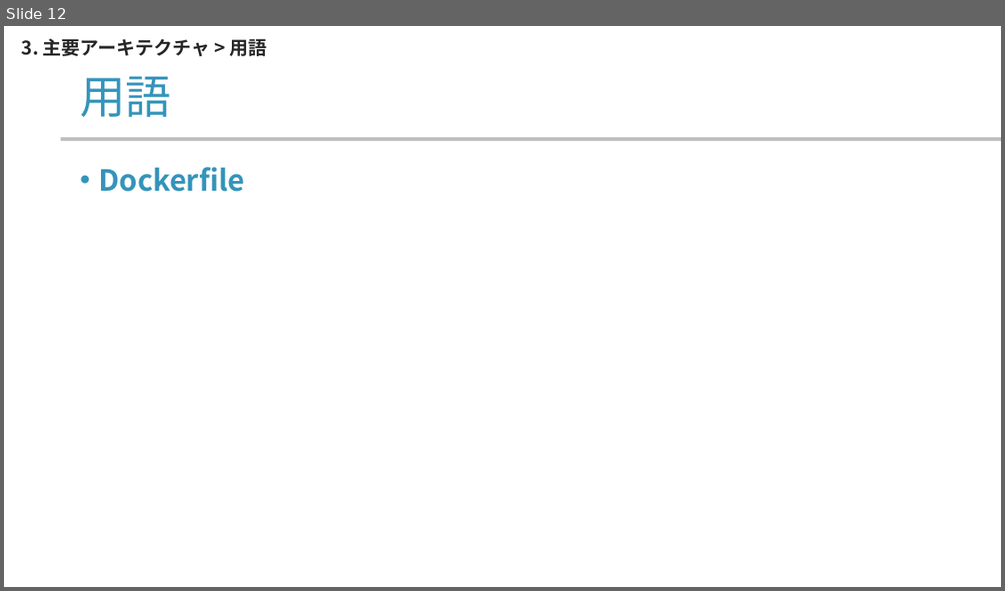
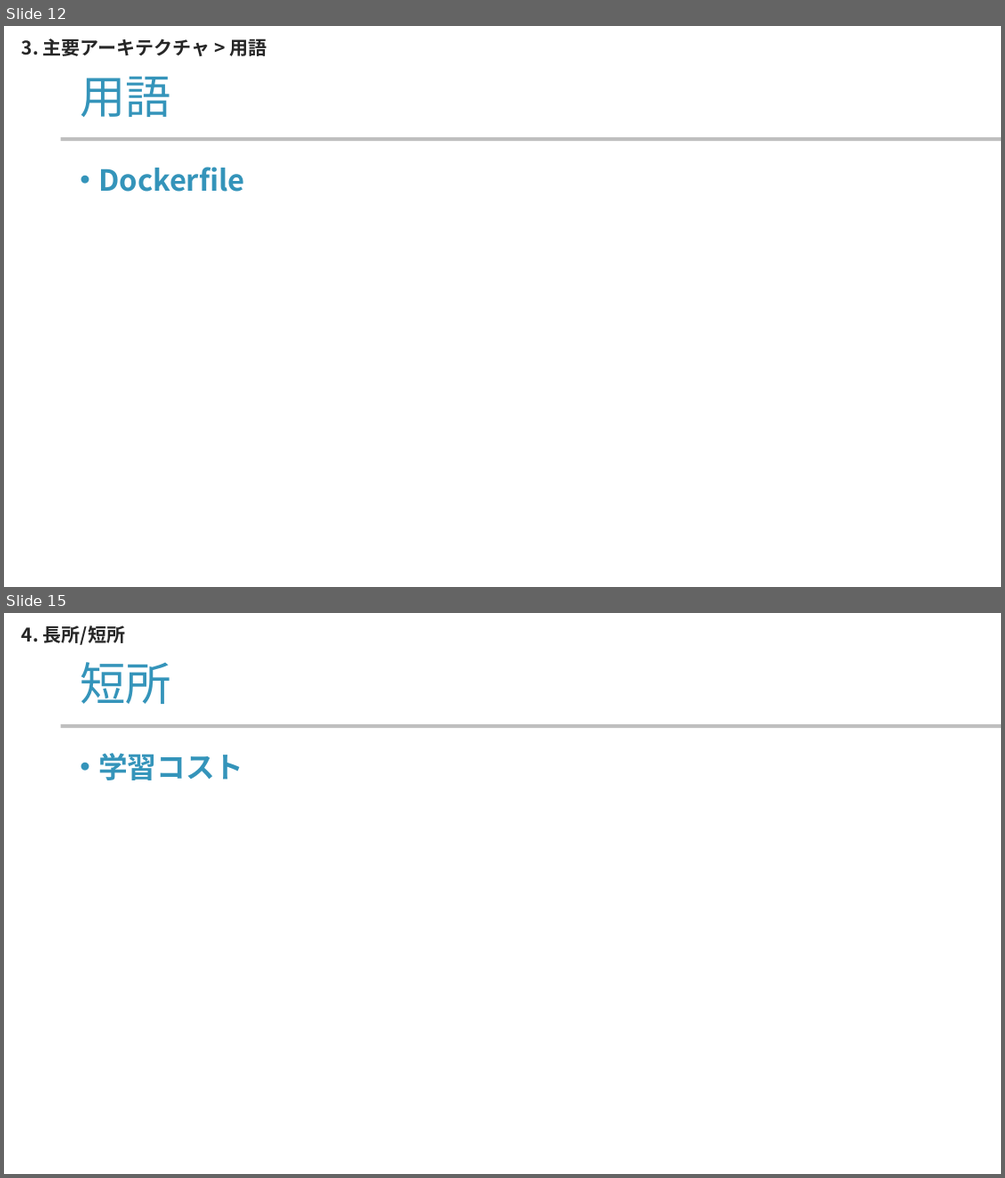
Before and after one commit to yamada-ai/java-prac, a slide deck: docker-container.pptx. Shown one above the other, each under a label of ours: slide 12 before the commit, slides 12 and 15 after it; the slides between them are not shown. The pictures are 1005x591 and 1005x1178 pixels, drawn with LibreOffice and Linux fonts; fonts in the diff are those of the drawing; background and template pictures are left out. Boxes give left, top, right and bottom in pixels: in the first picture for what was removed or moved away, otherwise in the second. Text is boxed around its words. In the diff, an @@ line names an element or a change of style, - is before the commit and + after.

```diff
--- a/docker-container.pptx
+++ b/docker-container.pptx
@@ slide 15 added at bbox=[4, 613, 1001, 1174], background #FFFFFF; not listed: 1 template element that a slide beside it also shows @@
@@ text added at bbox=[22, 625, 125, 645], 18 pt, text #262626, bold @@
+4. 長所/短所
@@ title added at bbox=[80, 662, 171, 704], 44 pt, text #3494BA @@
+短所
@@ text added at bbox=[98, 753, 243, 780], 28 pt, text #3494BA, bold @@
+• 学習コスト
```
Also in this commit, not shown: 2 other slides added.
